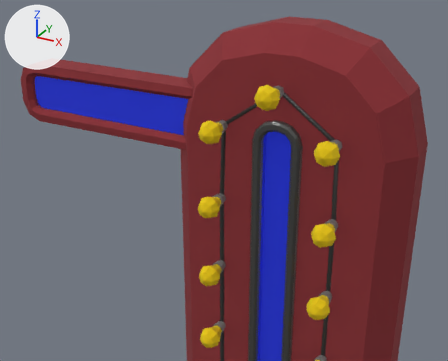
The Blender file HitTheLucas.blend, before and after one commit.
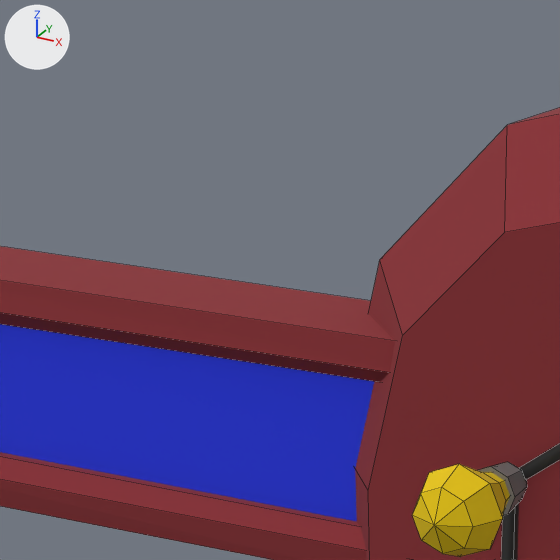
Old and new are each drawn from a camera (50 mm lens) standing at (0.697, -1.649, 3.36) and looking at (-0.2, -0.018, 2.545) and again close up on the part from 20% to 53% of the width and 0% to 40% of the height. Arrows for +X, +Y and +Z are at upper left; the lights stay in place. The older version's two pictures come first. The close-ups show mesh edges as thin lines.
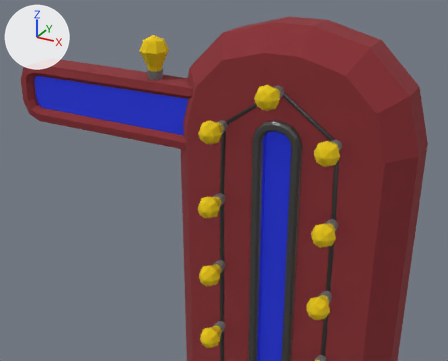
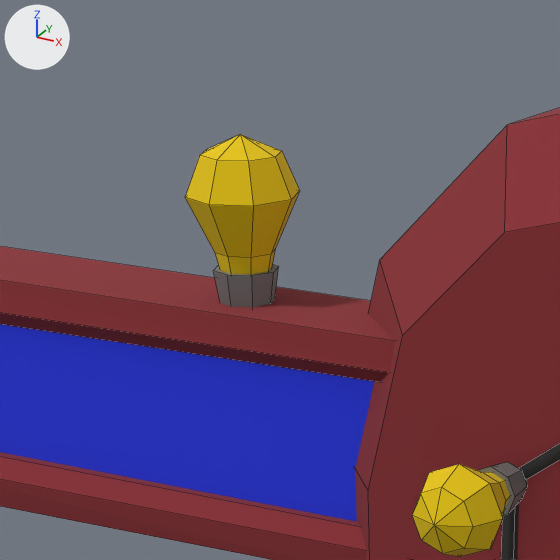
What differs and where, as boxes (x1, y1, x2, y2) in the close-ups (560 x 560 px):
'Light.002', added: after (185, 134, 300, 307)
    faces in mat_light_001 (yellow #e7c500): (185, 134, 300, 274)
    faces in mat_metal_001 (grey #777777): (213, 264, 279, 307)

Edits to the bpy script that builds the scene:
```text
Add ob_light_002:
    ob_light_002 = bpy.data.objects.new('Light.002', me_cylinder_001.copy())  # the mesh of ob_light_001
    ob_light_002.location = (-0.475, 0.0113, 2.8249)
```
